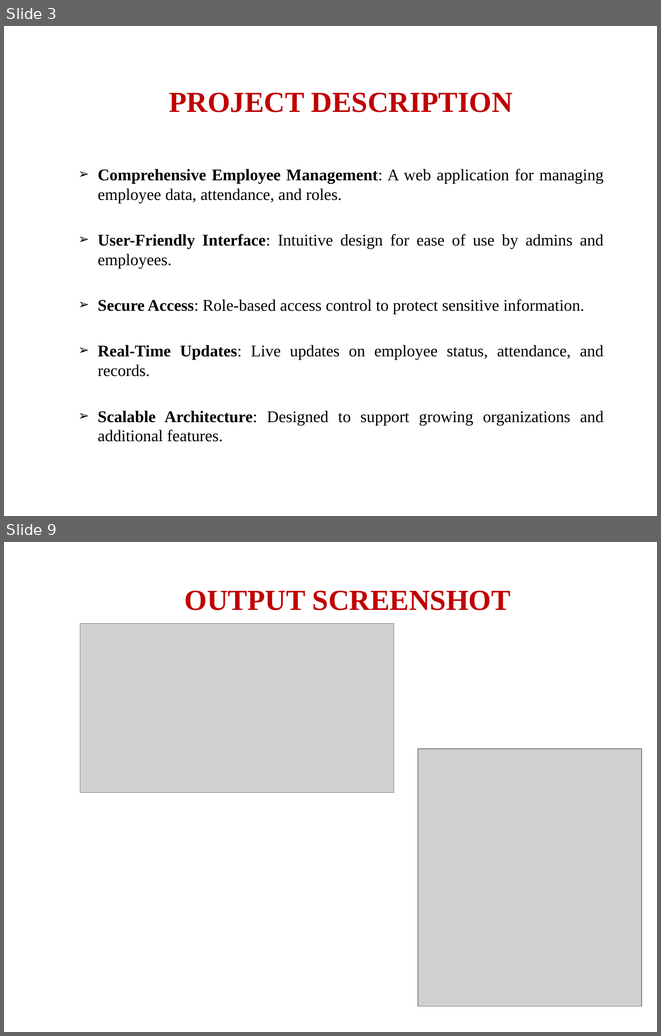
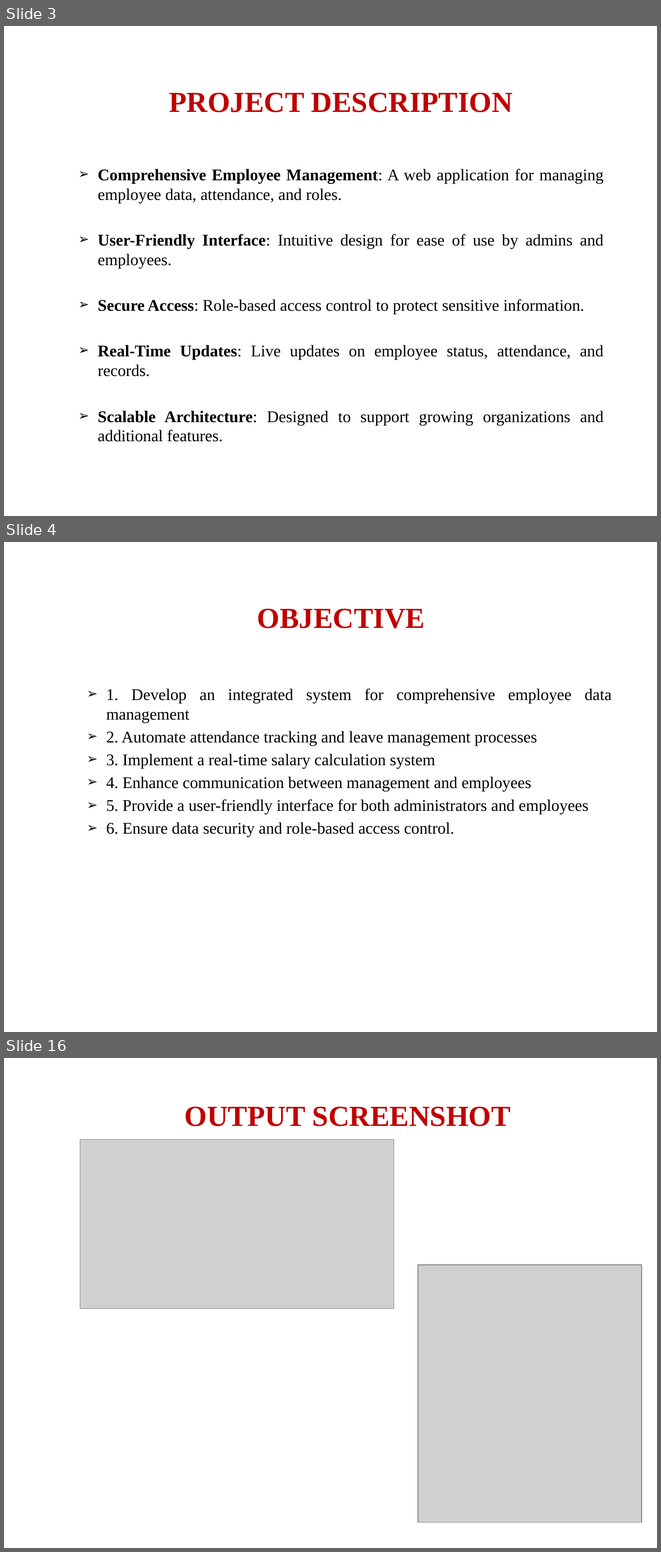
Before and after one commit to Immanuvel1207/Employee-Management-System, a slide deck: Employee-management-system.pptx. Shown one above the other, each under a label of ours: slides 3 and 9 before the commit, slides 3, 4 and 16 after it; the slides between them are not shown. The pictures are 661x1036 and 661x1552 pixels, drawn with LibreOffice and Linux fonts; fonts in the diff are those of the drawing; grey boxes stand for pictures; background and template pictures are left out. Boxes give left, top, right and bottom in pixels: in the first picture for what was removed or moved away, otherwise in the second. Text is boxed around its words. In the diff, an @@ line names an element or a change of style, - is before the commit and + after.

```diff
--- a/Employee-management-system.pptx
+++ b/Employee-management-system.pptx
@@ slide 4 added at (4, 542, 657, 1032), background picture (left out) @@
@@ title added at (257, 608, 425, 628), 32 pt, text #C00000, bold @@
+OBJECTIVE
@@ text added at (106, 688, 611, 837), 18 pt, text #000000 @@
+➢ 1. Develop an integrated system for comprehensive employee data management
+➢ 2. Automate attendance tracking and leave management processes
+➢ 3. Implement a real-time salary calculation system
+➢ 4. Enhance communication between management and employees
+➢ 5. Provide a user-friendly interface for both administrators and employees
+➢ 6. Ensure data security and role-based access control.
@@ what was slide 9 is now slide 16 @@
```
Also in this commit, not shown: 3 slides changed, 11 other slides added, 4 slides removed, 19 other files.
